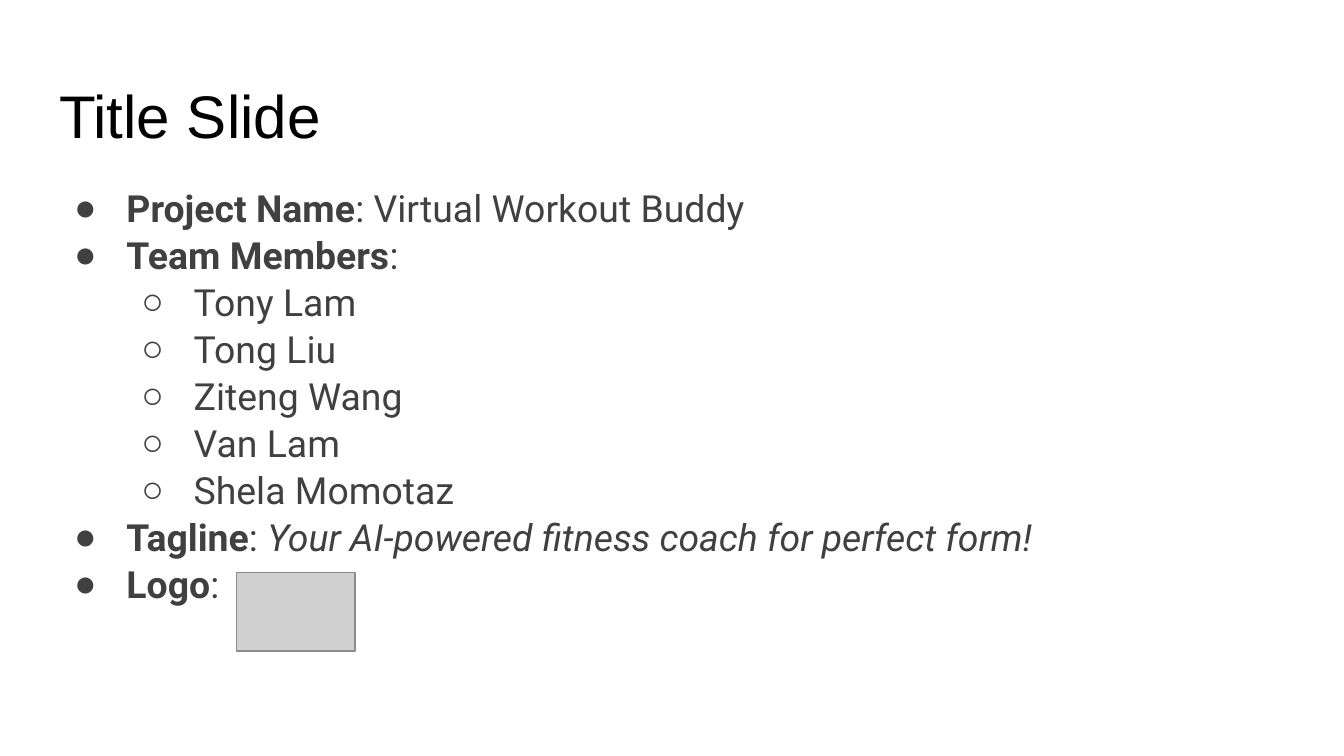
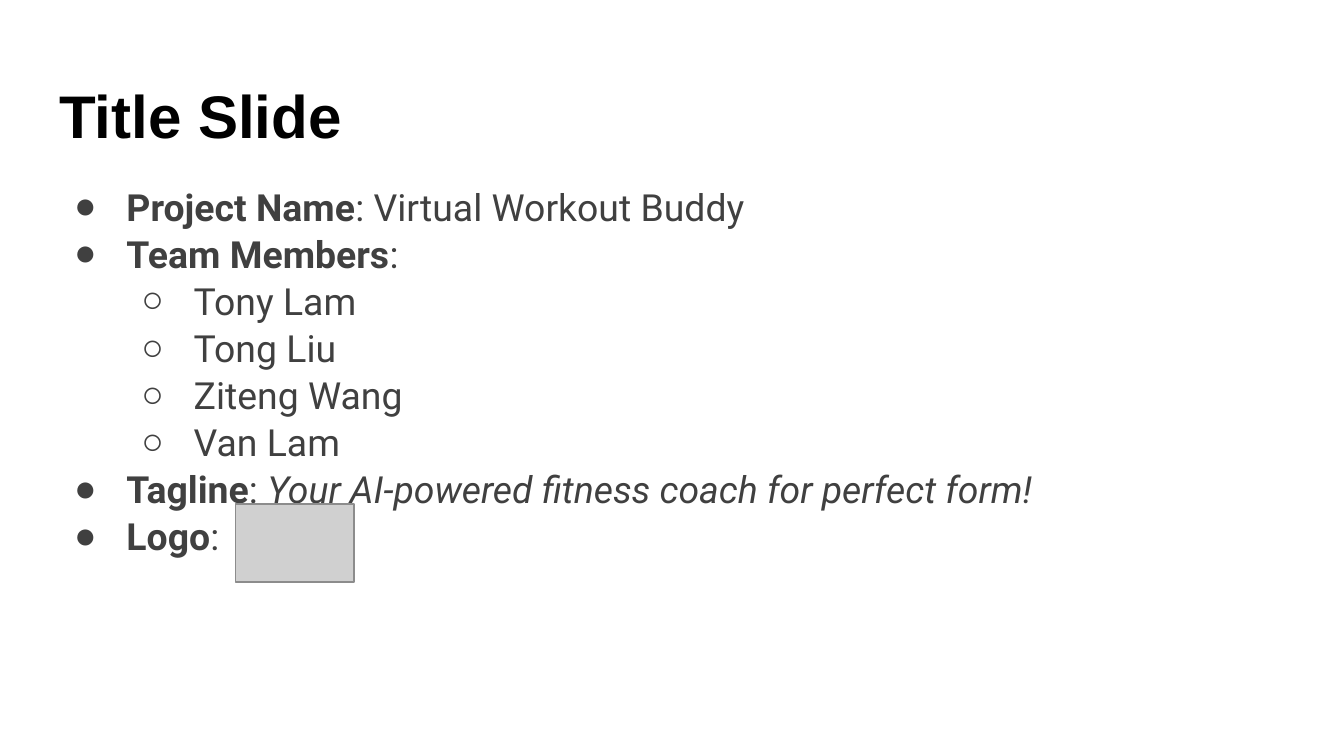
Before and after one commit to silenttundre/VirtualWorkoutBuddy, a slide deck: slide 2 of Virtual Workout Buddy.pptx. Drawn at 1344x756 pixels with LibreOffice and Linux fonts; fonts in the diff are those of the drawing; grey boxes stand for pictures. Boxes give left, top, right and bottom in pixels: in the first picture for what was removed or moved away, otherwise in the second. Text is boxed around its words. In the diff, an @@ line names an element or a change of style, - is before the commit and + after.

```diff
--- a/Virtual Workout Buddy.pptx
+++ b/Virtual Workout Buddy.pptx
@@ title "Title Slide" at <box>59,94,341,139</box>: bold on @@
@@ text at <box>194,476,454,505</box>: paragraph removed @@
-  ○ Shela Momotaz
@@ picture: place and size @@
-picture at <box>237,573,356,650</box>
+picture at <box>235,504,353,582</box>
```
Also in this commit, not shown: 10 other slides changed, 3 slides added.
